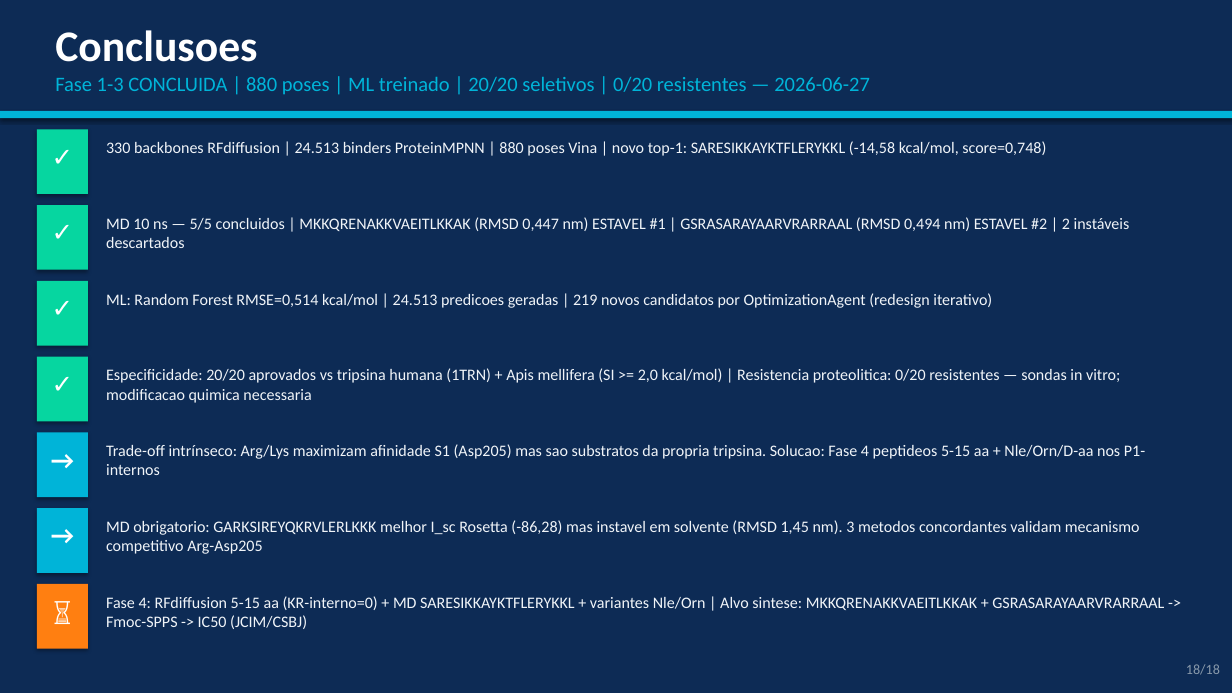
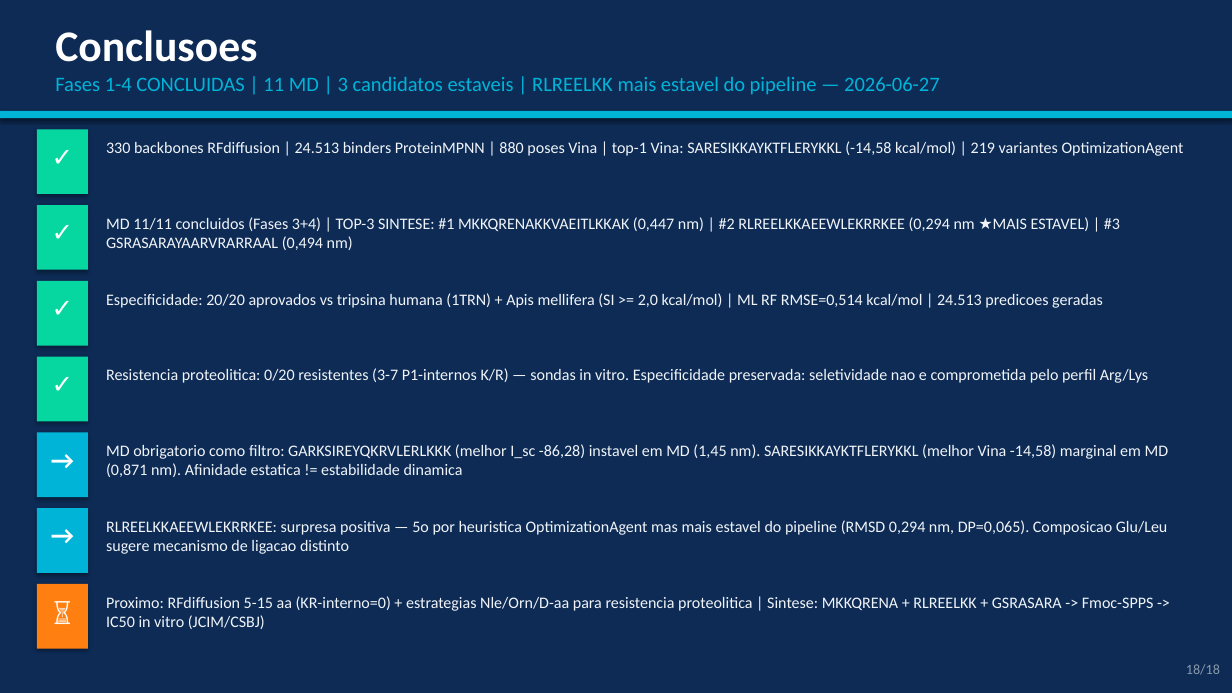
Before and after one commit to eulaliobqi/design-inibidores, a slide deck: slide 18 of apresentacao_design_inibidores.pptx. Drawn at 1232x693 pixels with LibreOffice and Linux fonts; fonts in the diff are those of the drawing. Boxes give left, top, right and bottom in pixels: in the first picture for what was removed or moved away, otherwise in the second. Text is boxed around its words. In the diff, an @@ line names an element or a change of style, - is before the commit and + after.

Commit message:
docs: Fase 4 MD — RLREELKKAEEWLEKRRKEE estável (0,294 nm); top-3 síntese definidos

```diff
--- a/apresentacao_design_inibidores.pptx
+++ b/apresentacao_design_inibidores.pptx
@@ text at bbox=[55, 77, 940, 95]: text changed @@
-Fase 1-3 CONCLUIDA | 880 poses | ML treinado | 20/20 seletivos | 0/20 resistentes — 2026-06-27
+Fases 1-4 CONCLUIDAS | 11 MD | 3 candidatos estaveis | RLREELKK mais estavel do pipeline — 2026-06-27
@@ text at bbox=[106, 141, 1184, 156]: text changed @@
-330 backbones RFdiffusion | 24.513 binders ProteinMPNN | 880 poses Vina | novo top-1: SARESIKKAYKTFLERYKKL (-14,58 kcal/mol, score=0,748)
+330 backbones RFdiffusion | 24.513 binders ProteinMPNN | 880 poses Vina | top-1 Vina: SARESIKKAYKTFLERYKKL (-14,58 kcal/mol) | 219 variantes OptimizationAgent
@@ text at bbox=[106, 217, 1120, 250]: text changed @@
-MD 10 ns — 5/5 concluidos | MKKQRENAKKVAEITLKKAK (RMSD 0,447 nm) ESTAVEL #1 | GSRASARAYAARVRARRAAL (RMSD 0,494 nm) ESTAVEL #2 | 2 instáveis descartados
+MD 11/11 concluidos (Fases 3+4) | TOP-3 SINTESE: #1 MKKQRENAKKVAEITLKKAK (0,447 nm) | #2 RLREELKKAEEWLEKRRKEE (0,294 nm ★MAIS ESTAVEL) | #3 GSRASARAYAARVRARRAAL (0,494 nm)
@@ text at bbox=[106, 293, 1103, 308]: text changed @@
-ML: Random Forest RMSE=0,514 kcal/mol | 24.513 predicoes geradas | 219 novos candidatos por OptimizationAgent (redesign iterativo)
+Especificidade: 20/20 aprovados vs tripsina humana (1TRN) + Apis mellifera (SI >= 2,0 kcal/mol) | ML RF RMSE=0,514 kcal/mol | 24.513 predicoes geradas
@@ text at bbox=[106, 368, 1148, 383]: text changed @@
-Especificidade: 20/20 aprovados vs tripsina humana (1TRN) + Apis mellifera (SI >= 2,0 kcal/mol) | Resistencia proteolitica: 0/20 resistentes — sondas in vitro; modificacao quimica necessaria
+Resistencia proteolitica: 0/20 resistentes (3-7 P1-internos K/R) — sondas in vitro. Especificidade preservada: seletividade nao e comprometida pelo perfil Arg/Lys
@@ text at bbox=[106, 444, 1169, 477]: text changed @@
-Trade-off intrínseco: Arg/Lys maximizam afinidade S1 (Asp205) mas sao substratos da propria tripsina. Solucao: Fase 4 peptideos 5-15 aa + Nle/Orn/D-aa nos P1-internos
+MD obrigatorio como filtro: GARKSIREYQKRVLERLKKK (melhor I_sc -86,28) instavel em MD (1,45 nm). SARESIKKAYKTFLERYKKL (melhor Vina -14,58) marginal em MD (0,871 nm). Afinidade estatica != estabilidade dinamica
@@ text at bbox=[106, 520, 1168, 554]: text changed @@
-MD obrigatorio: GARKSIREYQKRVLERLKKK melhor I_sc Rosetta (-86,28) mas instavel em solvente (RMSD 1,45 nm). 3 metodos concordantes validam mecanismo competitivo Arg-Asp205
+RLREELKKAEEWLEKRRKEE: surpresa positiva — 5o por heuristica OptimizationAgent mas mais estavel do pipeline (RMSD 0,294 nm, DP=0,065). Composicao Glu/Leu sugere mecanismo de ligacao distinto
@@ text at bbox=[106, 596, 1154, 629]: text changed @@
-Fase 4: RFdiffusion 5-15 aa (KR-interno=0) + MD SARESIKKAYKTFLERYKKL + variantes Nle/Orn | Alvo sintese: MKKQRENAKKVAEITLKKAK + GSRASARAYAARVRARRAAL -> Fmoc-SPPS -> IC50 (JCIM/CSBJ)
+Proximo: RFdiffusion 5-15 aa (KR-interno=0) + estrategias Nle/Orn/D-aa para resistencia proteolitica | Sintese: MKKQRENA + RLREELKK + GSRASARA -> Fmoc-SPPS -> IC50 in vitro (JCIM/CSBJ)
```
Also in this commit, not shown: 2 other slides changed, 2 other files.
